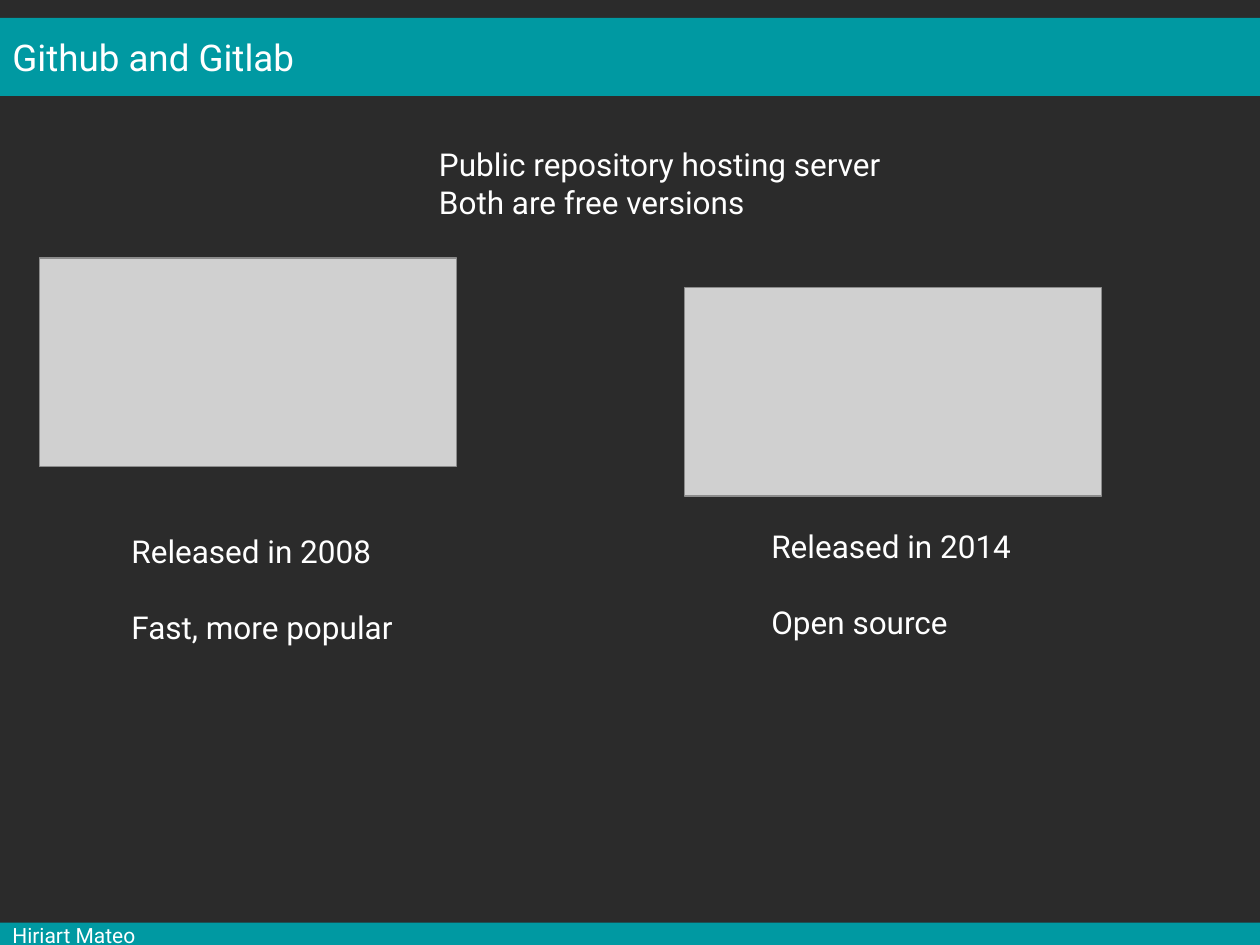
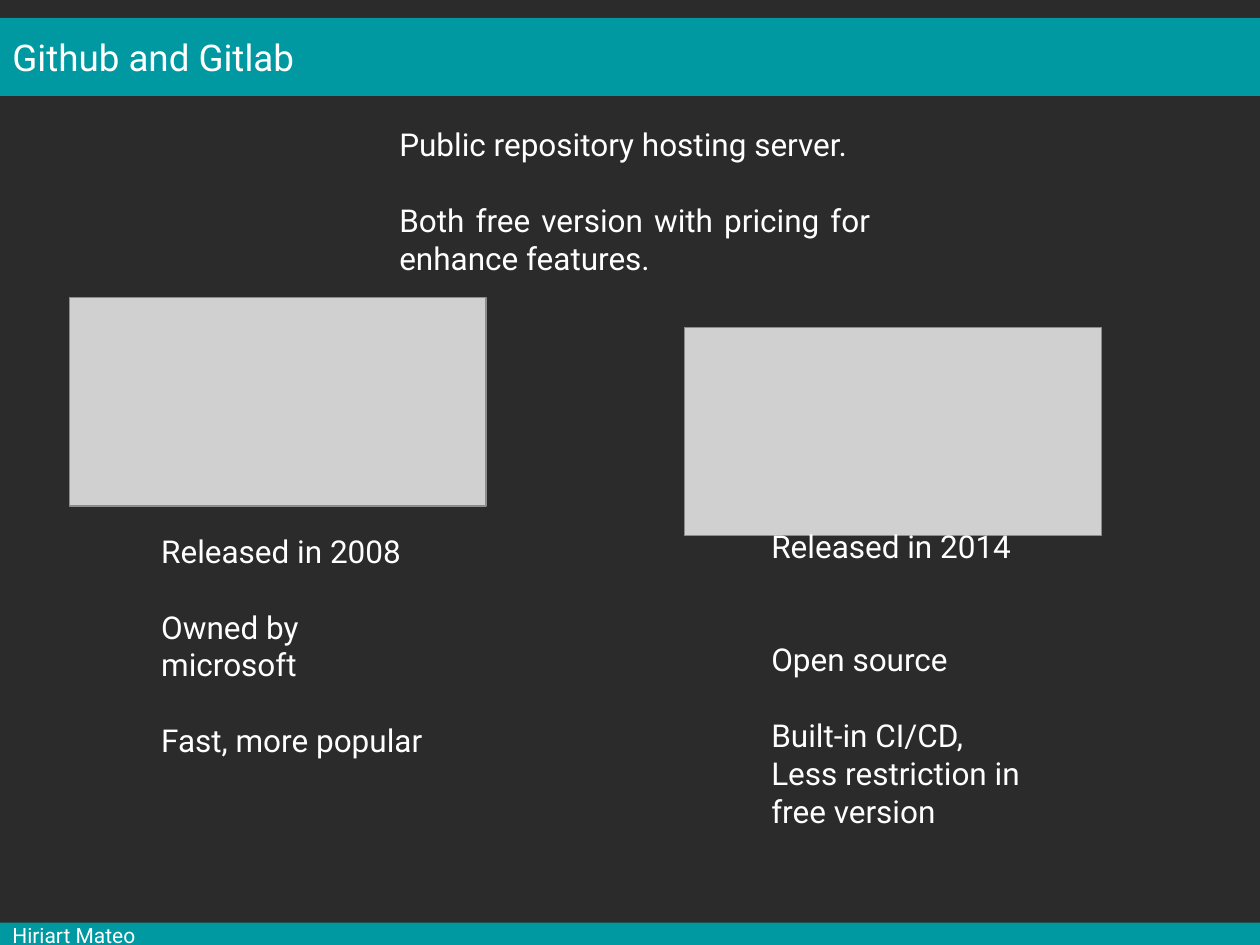
Before and after one commit to mesocentre-clermont-auvergne/formation_fair, a slide deck: slide 22 of fair_versionnage/versionnage_cours/cours.odp (slide 13 before the commit). Drawn at 1260x945 pixels with LibreOffice and Linux fonts; fonts in the diff are those of the drawing; grey boxes stand for pictures; background and template pictures are left out; a plain dark background stands for a picture behind light text. Boxes give left, top, right and bottom in pixels: in the first picture for what was removed or moved away, otherwise in the second. Text is boxed around its words. In the diff, an @@ line names an element or a change of style, - is before the commit and + after.

```diff
--- a/fair_versionnage/versionnage_cours/cours.odp
+++ b/fair_versionnage/versionnage_cours/cours.odp
@@ text at (399,132,870,271): text changed @@
-Public repository hosting server Both are free versions
+Public repository hosting server.
+Both free version with pricing for enhance features.
@@ picture: place and size @@
-picture at (39,258,456,466)
+picture at (69,297,486,505)
@@ picture: place and size @@
-picture at (684,287,1101,495)
+picture at (684,328,1101,536)
@@ text "Released in 2008": place and size @@
-text "Released in 2008" at (131,539,392,646)
+text "Released in 2008" at (161,539,422,759)
@@ text at (161,615,298,677): paragraph added @@
+Owned by microsoft
@@ text at (771,723,1020,824): paragraphs added @@
+Built-in CI/CD,
+Less restriction in free version
```
Also in this commit, not shown: 17 other slides changed, 15 slides added.
